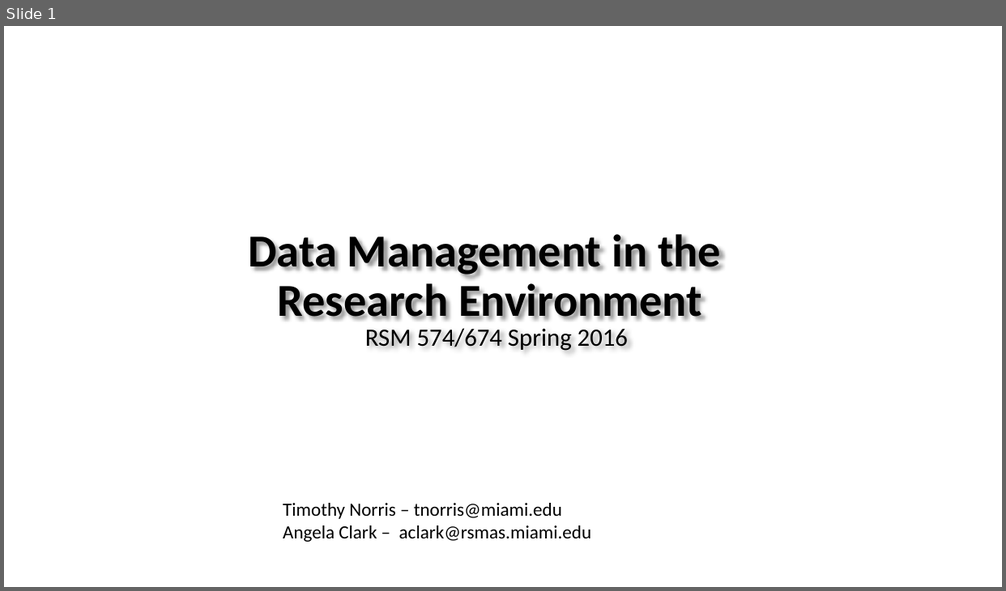
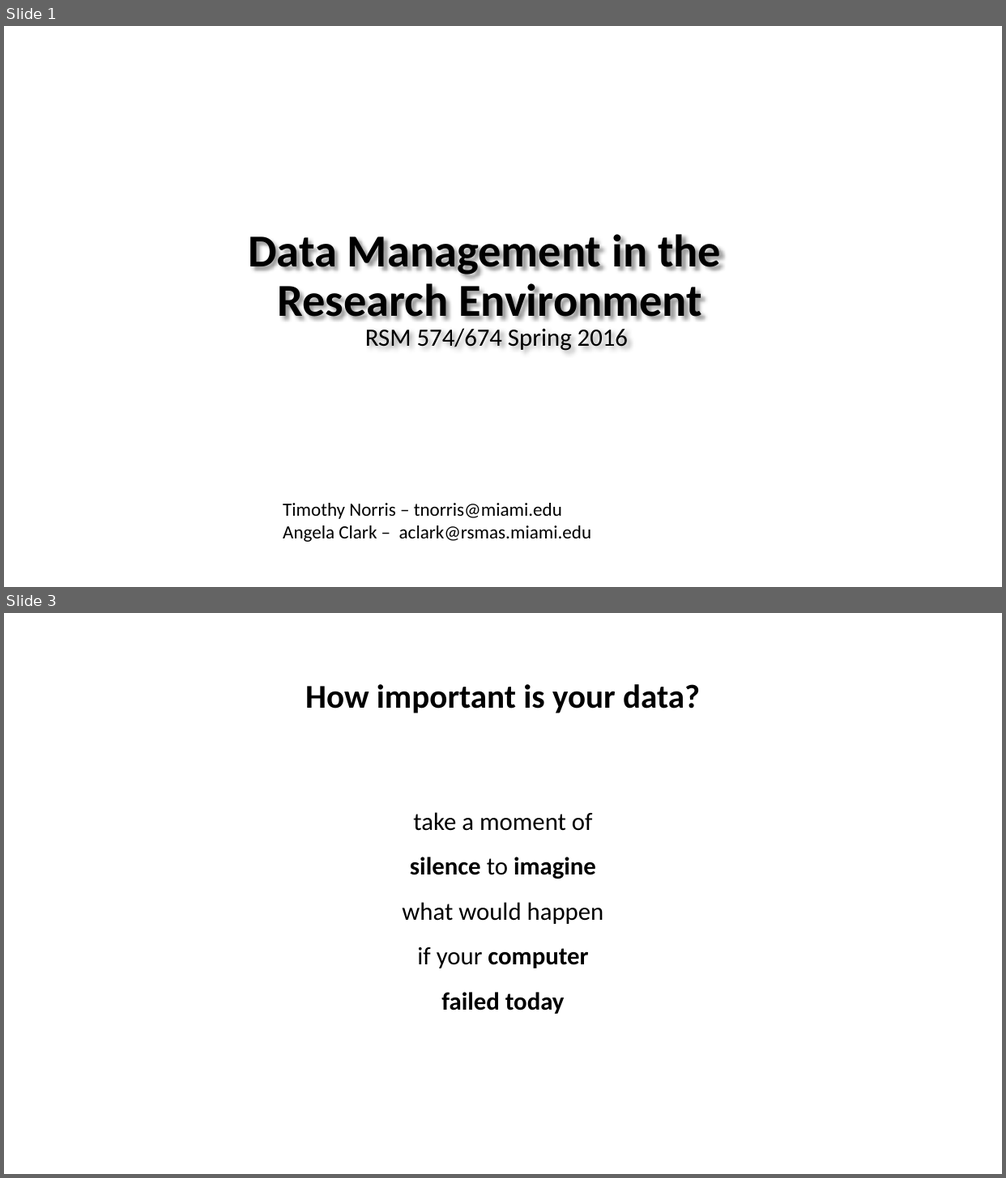
Before and after one commit to tibbben/teaching.data.literacy, a slide deck: UM_DataManagementClass/Lessons/05/05_FirstMeeting.pptx. Shown one above the other, each under a label of ours: slide 1 before the commit, slides 1 and 3 after it; the slides between them are not shown. The pictures are 1006x591 and 1006x1178 pixels, drawn with LibreOffice and Linux fonts; fonts in the diff are those of the drawing; background and template pictures are left out. Boxes give left, top, right and bottom in pixels: in the first picture for what was removed or moved away, otherwise in the second. Text is boxed around its words. In the diff, an @@ line names an element or a change of style, - is before the commit and + after.

```diff
--- a/UM_DataManagementClass/Lessons/05/05_FirstMeeting.pptx
+++ b/UM_DataManagementClass/Lessons/05/05_FirstMeeting.pptx
@@ slide 3 added at <box>4,613,1002,1174</box>, background #FFFFFF @@
@@ title added at <box>305,684,700,713</box>, 32 pt, text #000000, bold @@
+How important is your data?
@@ text added at <box>402,812,604,1014</box>, 24 pt, text #000000 @@
+take a moment of silence to imagine what would happen if your computer failed today
```
Also in this commit, not shown: 1 slide changed, 34 other slides added, 3 other files.
